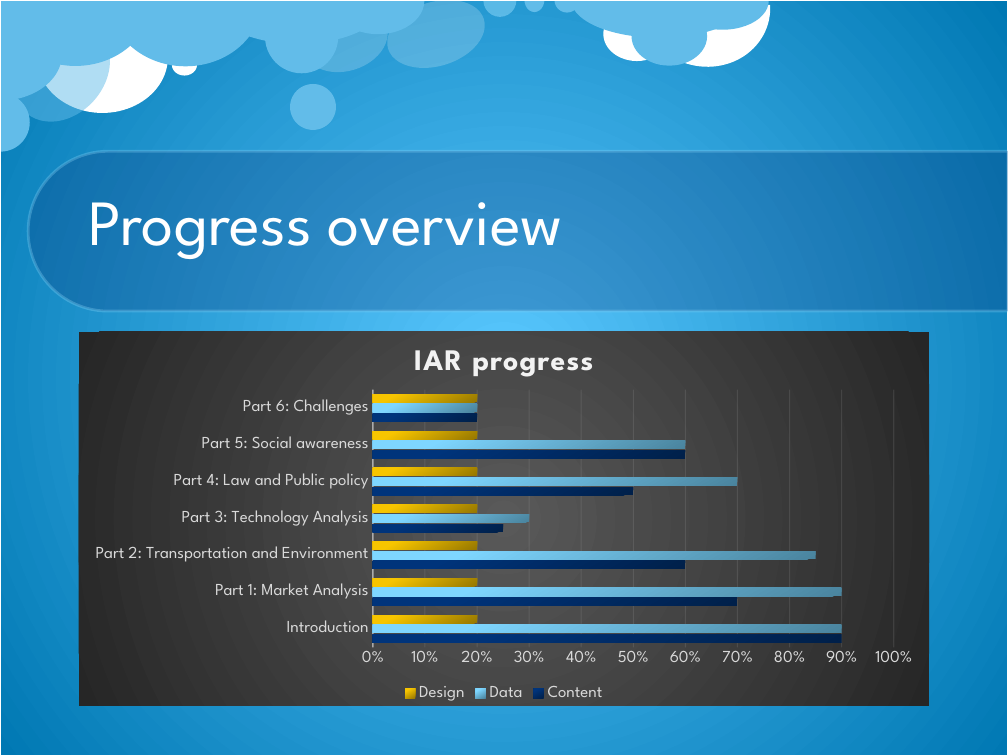
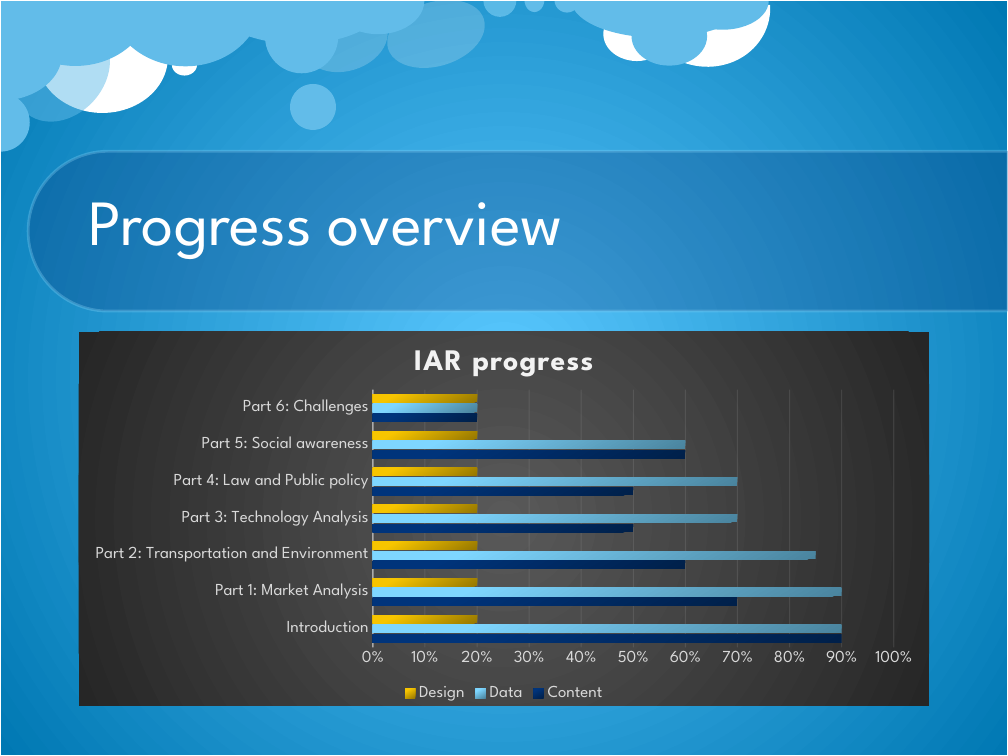
Before and after one commit to Massine/MyChe, a slide deck: slide 3 of Presentations/Presentation3_Progress.pptx. Drawn at 1008x756 pixels with LibreOffice and Linux fonts; fonts in the diff are those of the drawing; background and template pictures are left out. Boxes give left, top, right and bottom in pixels: in the first picture for what was removed or moved away, otherwise in the second. Text is boxed around its words. In the diff, an @@ line names an element or a change of style, - is before the commit and + after.

```diff
--- a/Presentations/Presentation3_Progress.pptx
+++ b/Presentations/Presentation3_Progress.pptx
@@ bar chart at (79, 332, 929, 706) @@
@@ Content, Part 3: Technology Analysis: 0.25 to 0.5 @@
@@ Data, Part 3: Technology Analysis: 0.3 to 0.7 @@
```
Also in this commit, not shown: 1 other slide changed, 1 slide removed.
